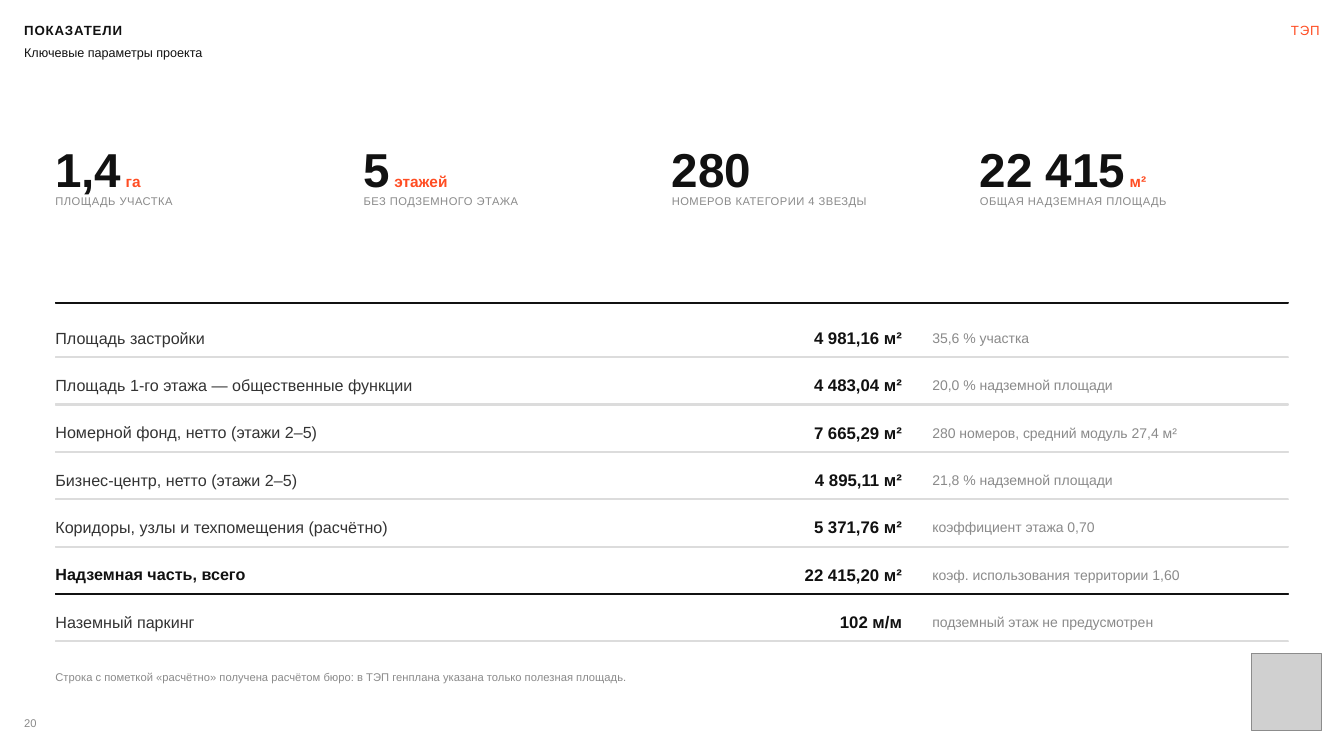
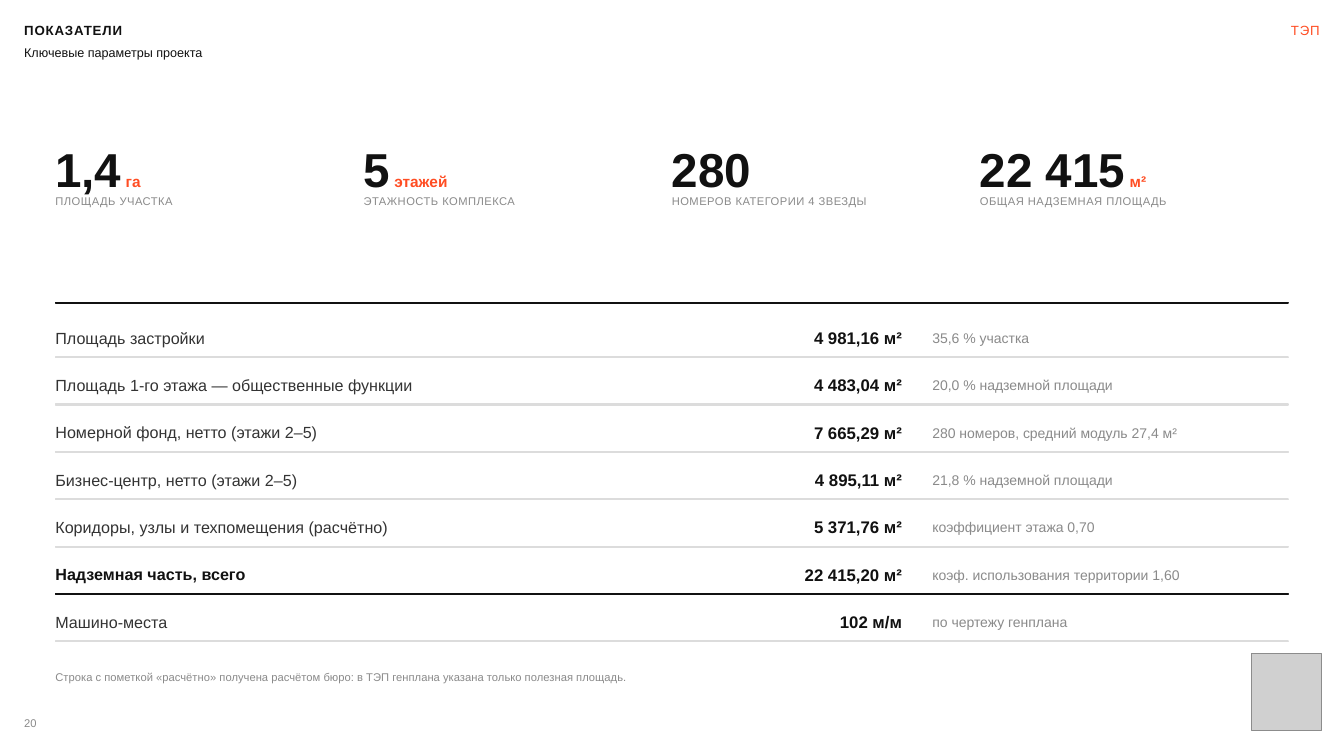
Before and after one commit to kzmeir/most, a slide deck: slide 20 of presentations/aurora-hotel/MOST_Bukhtarminskaya_akimat.pptx. Drawn at 1344x756 pixels with LibreOffice and Linux fonts; fonts in the diff are those of the drawing; grey boxes stand for pictures. Boxes give left, top, right and bottom in pixels: in the first picture for what was removed or moved away, otherwise in the second. Text is boxed around its words. In the diff, an @@ line names an element or a change of style, - is before the commit and + after.

```diff
--- a/presentations/aurora-hotel/MOST_Bukhtarminskaya_akimat.pptx
+++ b/presentations/aurora-hotel/MOST_Bukhtarminskaya_akimat.pptx
@@ text at bbox=[364, 197, 515, 205]: text changed @@
-БЕЗ ПОДЗЕМНОГО ЭТАЖА
+ЭТАЖНОСТЬ КОМПЛЕКСА
@@ text at bbox=[55, 617, 167, 628]: text changed @@
-Наземный паркинг
+Машино-места
@@ text at bbox=[932, 619, 1067, 630]: text changed @@
-подземный этаж не предусмотрен
+по чертежу генплана
```
Also in this commit, not shown: 13 other slides changed, 3 slides added, 5 slides removed, 5 other files.
